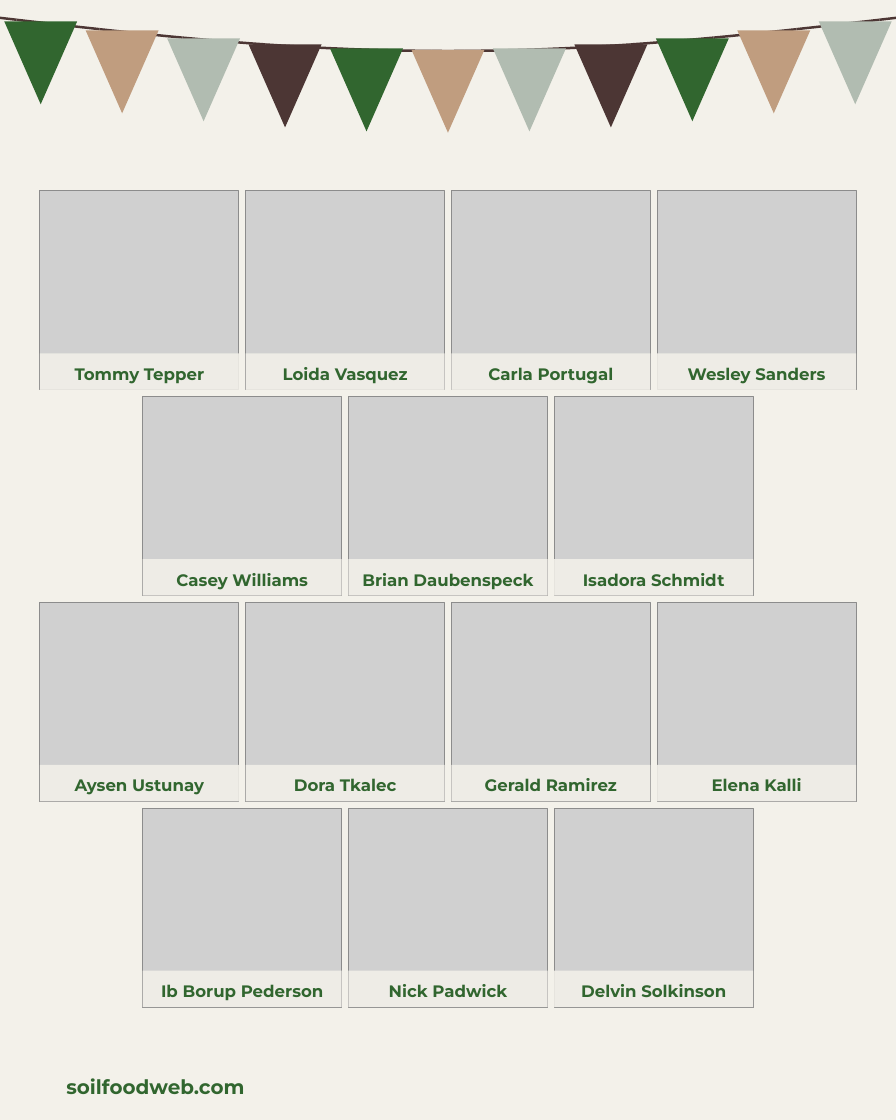
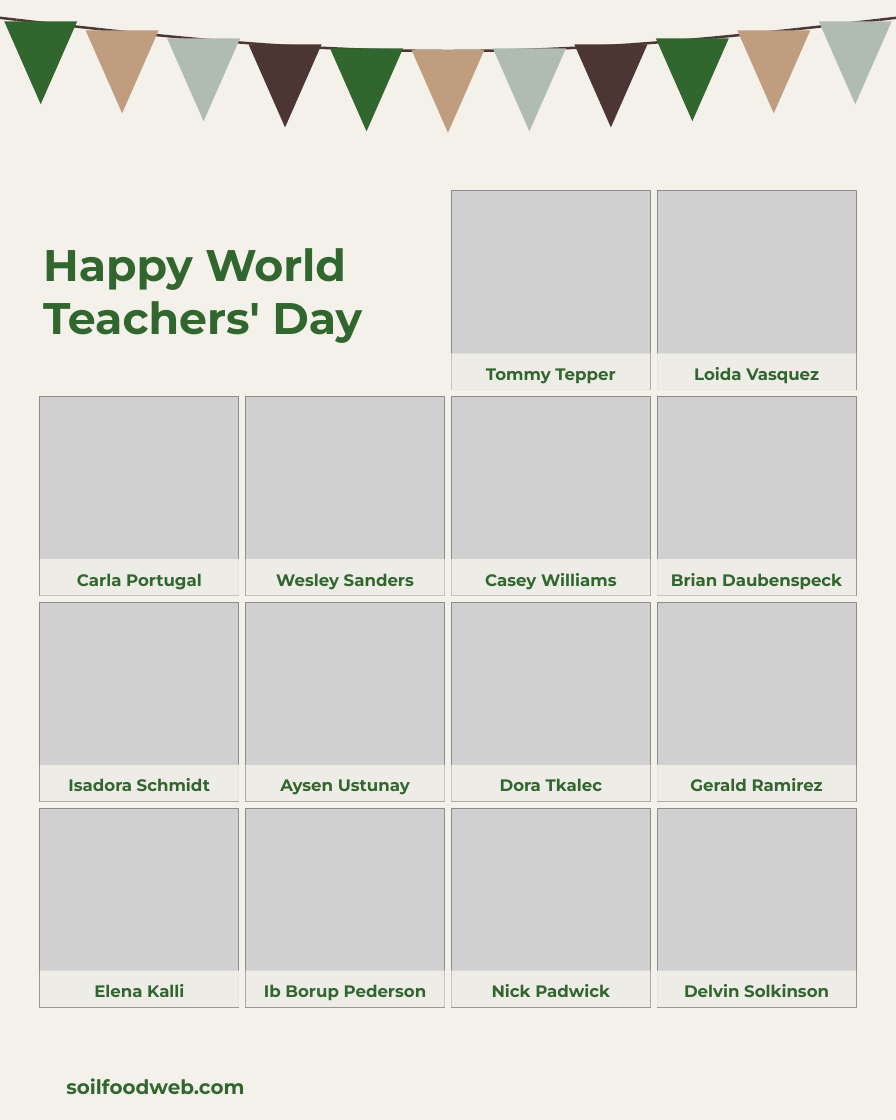
Before and after one commit to linneamoritznyc/SFW-SocialMedia, a slide deck: slide 2 of templates/posts/october/05-10-2026-mon-ig-teachers-day-option-2-bunting.pptx. Drawn at 896x1120 pixels with LibreOffice and Linux fonts; fonts in the diff are those of the drawing; grey boxes stand for pictures. Boxes give left, top, right and bottom in pixels: in the first picture for what was removed or moved away, otherwise in the second. Text is boxed around its words. In the diff, an @@ line names an element or a change of style, - is before the commit and + after.

```diff
--- a/templates/posts/october/05-10-2026-mon-ig-teachers-day-option-2-bunting.pptx
+++ b/templates/posts/october/05-10-2026-mon-ig-teachers-day-option-2-bunting.pptx
@@ picture removed at (40,191,239,390) @@
@@ picture removed at (245,191,444,390) @@
@@ text added at (43,248,362,343), 40 pt, text #31662F, bold @@
+Happy World Teachers' Day
@@ text "Tommy Tepper": place and size @@
-text "Tommy Tepper" at (75,368,204,384)
+text "Tommy Tepper" at (486,368,615,384)
@@ text "Loida Vasquez": place and size @@
-text "Loida Vasquez" at (283,367,408,384)
+text "Loida Vasquez" at (694,367,819,384)
@@ picture added at (40,397,239,596) @@
@@ picture added at (245,397,444,596) @@
@@ picture removed at (554,397,753,596) @@
@@ rectangle: place and size @@
-rectangle at (143,559,342,596)
+rectangle at (40,559,239,596)
@@ text "Carla Portugal": place and size @@
-text "Carla Portugal" at (488,367,614,384)
+text "Carla Portugal" at (77,573,202,590)
@@ rectangle: place and size @@
-rectangle at (245,354,444,390)
+rectangle at (245,559,444,596)
@@ text "Wesley Sanders": place and size @@
-text "Wesley Sanders" at (688,367,825,384)
+text "Wesley Sanders" at (276,573,414,590)
@@ 2 pictures, 2 texts: place and size @@
-2 pictures, 2 texts at (143,397,548,596)
+2 pictures, 2 texts at (452,397,856,596)
@@ text "Isadora Schmidt": place and size @@
-text "Isadora Schmidt" at (583,573,724,586)
+text "Isadora Schmidt" at (68,778,210,791)
@@ 3 texts: place and size @@
-3 texts at (75,778,617,795)
+3 texts at (280,778,823,795)
@@ picture added at (40,808,239,1008) @@
@@ picture: place and size @@
-picture at (143,808,342,1008)
+picture at (245,808,444,1008)
@@ rectangle: place and size @@
-rectangle at (143,971,342,1008)
+rectangle at (40,971,239,1008)
@@ text "Elena Kalli": place and size @@
-text "Elena Kalli" at (712,778,801,791)
+text "Elena Kalli" at (94,984,184,997)
@@ rectangle: place and size @@
-rectangle at (40,354,239,390)
+rectangle at (245,971,444,1008)
@@ 4 rectangles, 2 pictures, 2 texts: place and size @@
-4 rectangles, 2 pictures, 2 texts at (161,559,753,1008)
+4 rectangles, 2 pictures, 2 texts at (264,559,856,1008)
@@ text "Nick Padwick": place and size @@
-text "Nick Padwick" at (389,984,507,997)
+text "Nick Padwick" at (492,984,610,997)
```
Also in this commit, not shown: 12 other files.
